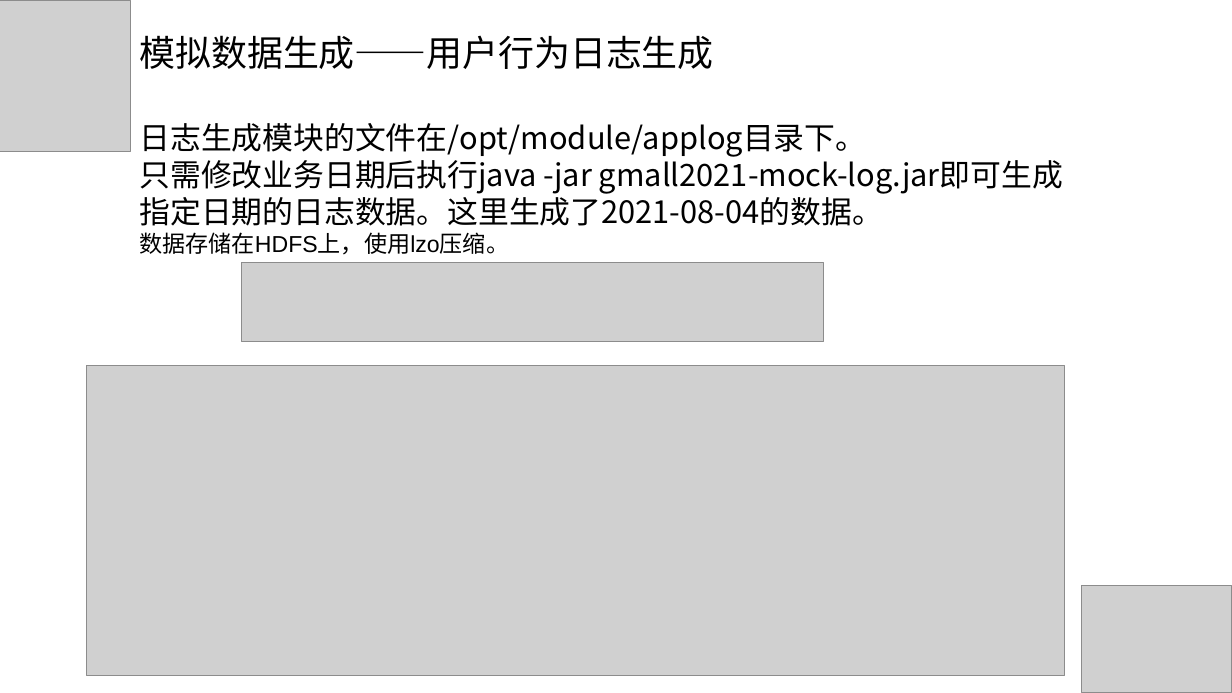
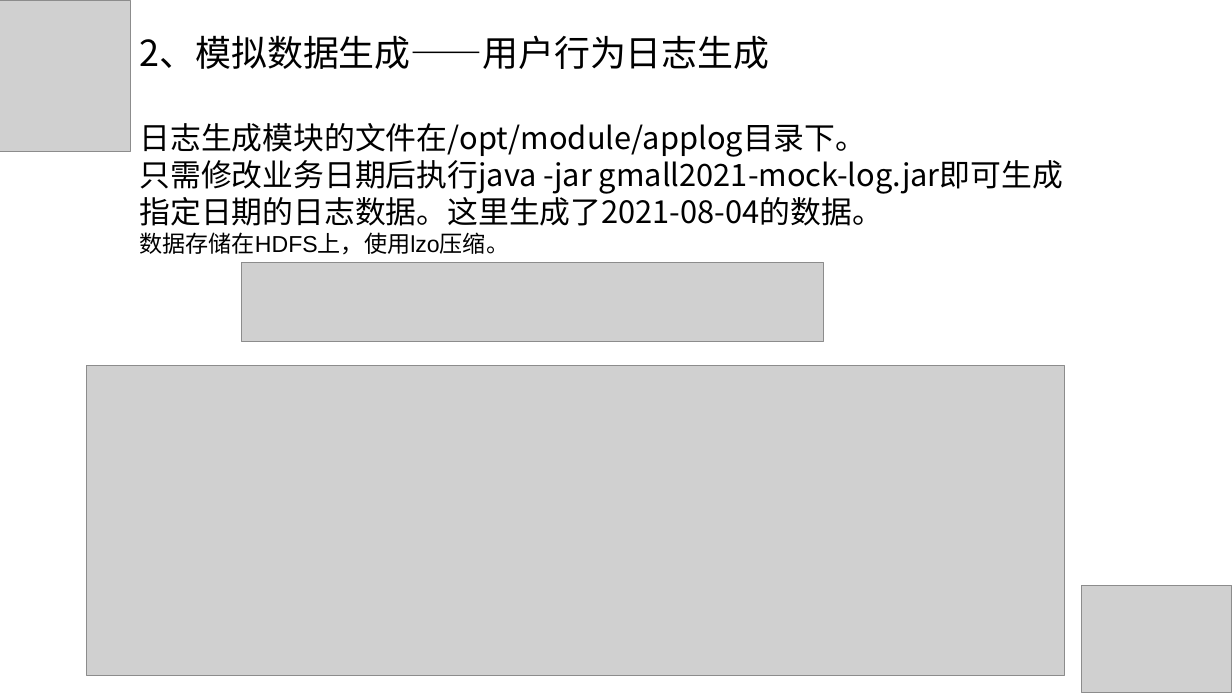
Before and after one commit to hunter95671/DataWarehouse, a slide deck: slide 9 of 电商离线数据仓库流程架构.pptx. Drawn at 1232x693 pixels with LibreOffice and Linux fonts; fonts in the diff are those of the drawing; grey boxes stand for pictures. Boxes give left, top, right and bottom in pixels: in the first picture for what was removed or moved away, otherwise in the second. Text is boxed around its words. In the diff, an @@ line names an element or a change of style, - is before the commit and + after.

Commit message:
ppt

```diff
--- a/电商离线数据仓库流程架构.pptx
+++ b/电商离线数据仓库流程架构.pptx
@@ text at bbox=[140, 35, 770, 69]: text changed @@
-模拟数据生成——用户行为日志生成
+2、模拟数据生成——用户行为日志生成
```
Also in this commit, not shown: 9 other slides changed, 1 slide added.
